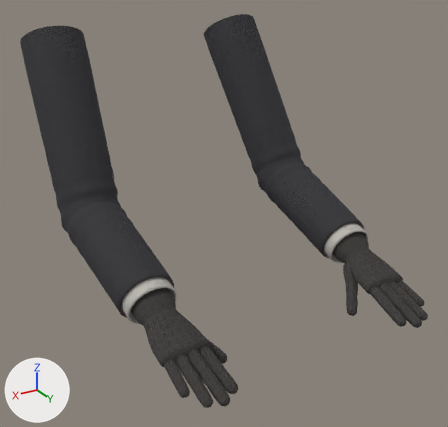
An edit to the glTF model content/models/held/arms.glb, drawn before and after from the same camera.
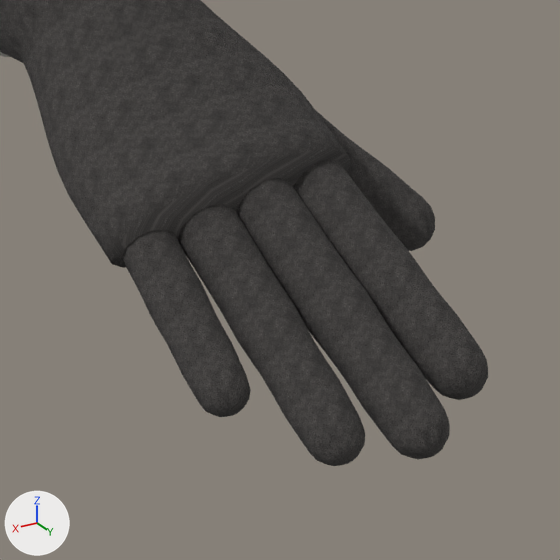
The first picture shows the older version from a 50 mm lens placed at (0.345, 1.183, 0.213), pointed at (-0.189, 0.292, -0.232). The close-ups show the older and then the newer version on the part from 31% to 56% of the width and 73% to 100% of the height of that picture. Only the edits that show in the close-ups are written down. Lighting does not change. The marker at lower left points along +X, +Y and +Z. Vertices at exactly the same position are counted once.

Names of what the first close-up shows: 'Arms'.
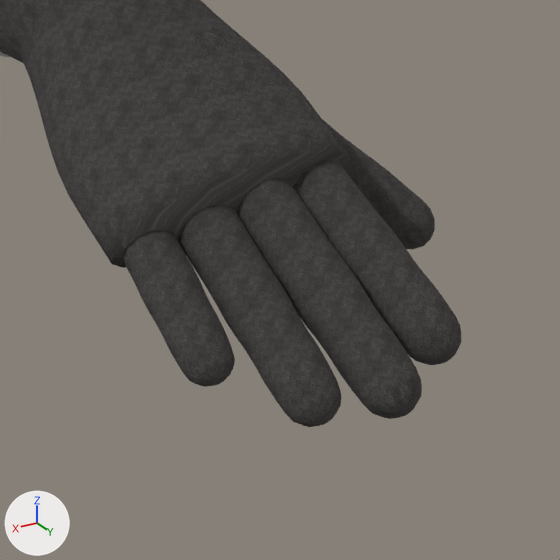
Diff of the bpy script that builds the scene:
```diff
--- a/content/models/held/arms.glb.py
+++ b/content/models/held/arms.glb.py
@@ me_arms @@
 # used by ob_arms; location = (0.0, 0.0, 0.0)
-me_arms.from_pydata(...)  # 6684 vertices, 12984 faces; spans x -0.471..0.071, y -0.079..0.597, z -0.386..0.081
+me_arms.from_pydata(...)  # 6684 vertices, 12984 faces; spans x -0.471..0.071, y -0.079..0.583, z -0.387..0.081
+# me_arms part 1: the loose piece of 217 vertices spanning x -0.043..-0.016, y 0.481..0.583, z -0.373..-0.33 is multiplied about its middle by the matrix ((1.005, 0.011, -0.003), (0.011, 0.873, 0.039), (-0.003, 0.039, 0.994)), then moved by (0.001, -0.007, 0.002)
+# me_arms part 2: the loose piece of 217 vertices spanning x 0.001..0.021, y 0.484..0.589, z -0.373..-0.329 is multiplied about its middle by the matrix ((1.005, 0.0, 0.0), (0.0, 0.872, 0.039), (0.0, 0.039, 0.994)), then moved by (0.0, -0.007, 0.002)
+# me_arms part 3: the loose piece of 217 vertices spanning x 0.019..0.04, y 0.476..0.561, z -0.366..-0.329 is multiplied about its middle by the matrix ((1.006, -0.007, 0.002), (-0.007, 0.876, 0.038), (0.002, 0.038, 0.995)), then moved by (0.0, -0.006, 0.002)
+# me_arms part 4: the loose piece of 217 vertices spanning x -0.075..-0.004, y 0.419..0.5, z -0.386..-0.319 is multiplied about its middle by the matrix ((0.714, -0.556, -0.425), (0.271, 0.78, -0.565), (0.645, 0.288, 0.707)), then moved by (-0.001, 0.0, 0.001)
+# me_arms part 5: 205 of the vertices in x -0.021..0.003, y 0.493..0.597, z -0.375..-0.331 are multiplied about their middle by the matrix ((1.006, 0.006, -0.002), (0.006, 0.872, 0.039), (-0.002, 0.039, 0.994)), then moved by (0.0, -0.008, 0.002)
+# other edits to the shape of me_arms do not show in these pictures
 me_arms.materials.append(mat_sleeve)
```

Where the change shows, as pixel boxes [x1, y1, x2, y2] in the close-ups (560 x 560 px; the box of a moved part takes in the faces that stretch with it):
'Arms', reshaped: before [0, 0, 488, 466]; after [0, 0, 461, 427]
part 1 of me_arms, moved or reshaped: before [293, 159, 488, 400]; after [293, 159, 461, 365]
part 2 of me_arms, moved or reshaped: before [178, 204, 365, 466]; after [178, 204, 341, 427]
part 3 of me_arms, moved or reshaped: before [122, 230, 251, 417]; after [122, 230, 235, 387]
part 4 of me_arms, moved or reshaped: before [316, 111, 435, 251]; after [322, 119, 435, 250]
part 5 of me_arms, moved or reshaped: before [237, 178, 450, 459]; after [237, 178, 422, 419]
